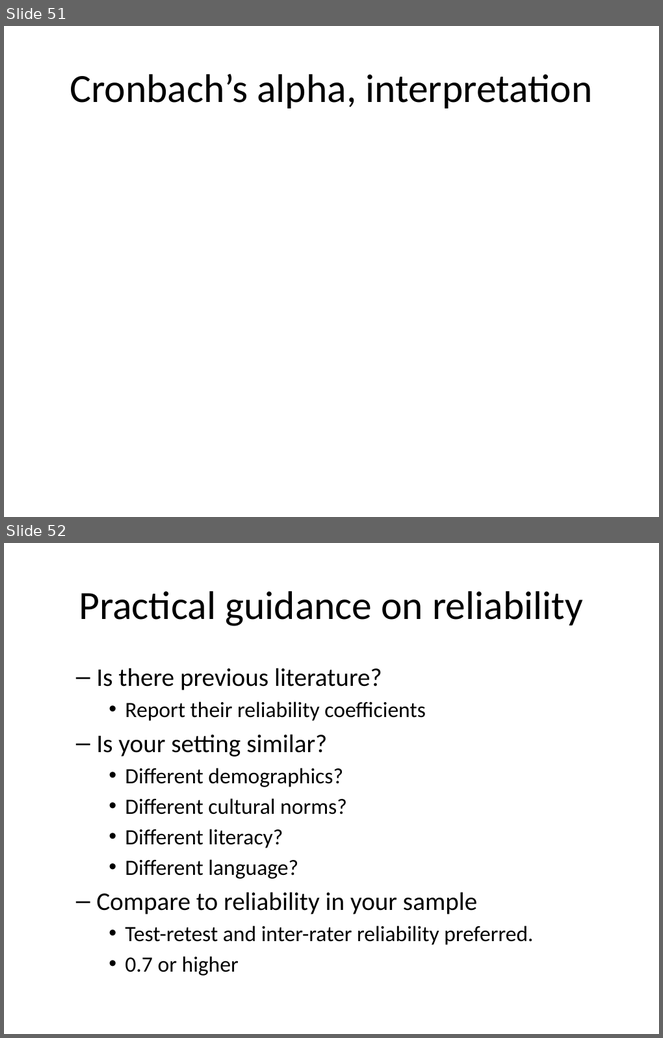
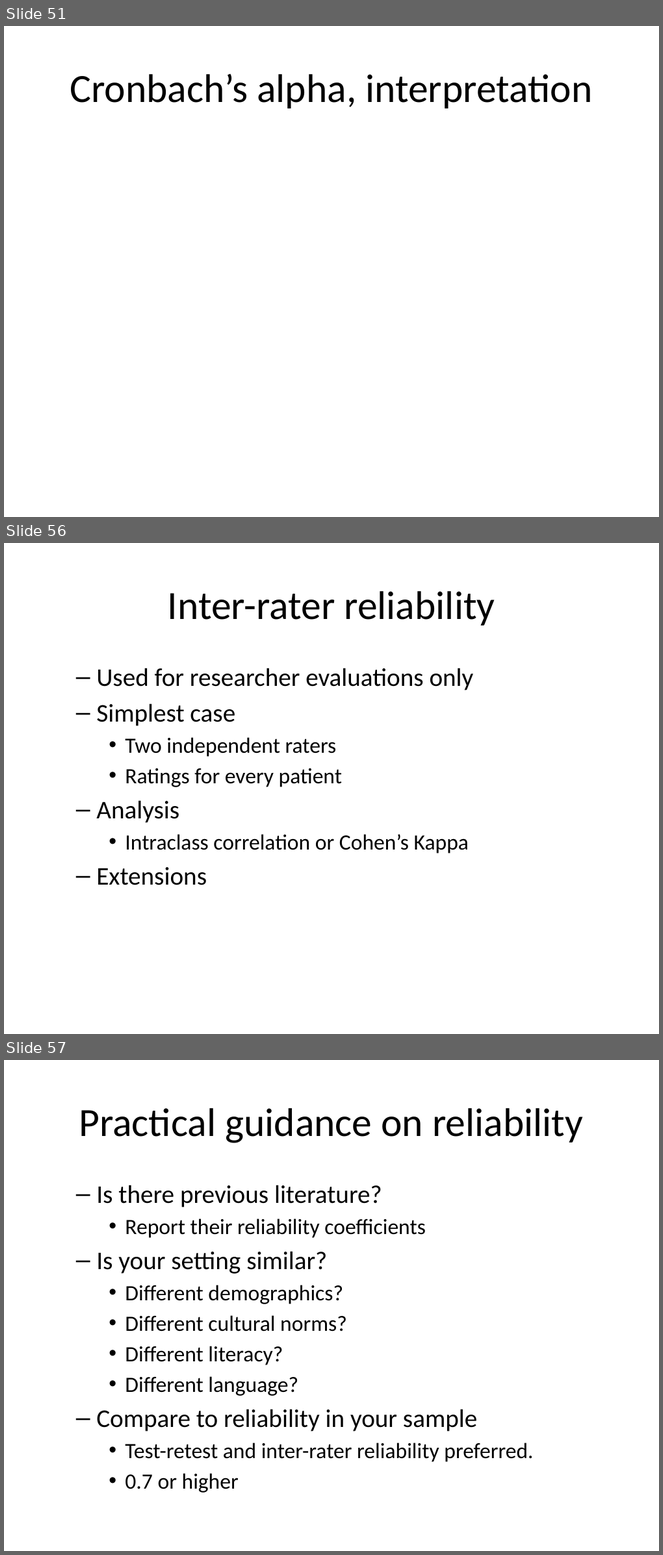
Before and after one commit to pmean/classes, a slide deck: clinical-research-methodology/results/video09-slides-and-speaker-notes.pptx. Shown one above the other, each under a label of ours: slides 51 and 52 before the commit, slides 51, 56 and 57 after it; the slides between them are not shown. The pictures are 663x1038 and 663x1555 pixels, drawn with LibreOffice and Linux fonts; fonts in the diff are those of the drawing. Boxes give left, top, right and bottom in pixels: in the first picture for what was removed or moved away, otherwise in the second. Text is boxed around its words. In the diff, an @@ line names an element or a change of style, - is before the commit and + after.

```diff
--- a/clinical-research-methodology/results/video09-slides-and-speaker-notes.pptx
+++ b/clinical-research-methodology/results/video09-slides-and-speaker-notes.pptx
@@ slide 56 added at [4, 543, 659, 1034], background #FFFFFF @@
@@ title added at [168, 591, 495, 626], 44 pt, text #000000 @@
+Inter-rater reliability
@@ text added at [96, 668, 474, 886], 24 pt, text #000000 @@
+  – Used for researcher evaluations only
+  – Simplest case
+    • Two independent raters
+    • Ratings for every patient
+  – Analysis
+    • Intraclass correlation or Cohen’s Kappa
+  – Extensions
@@ what was slide 52 is now slide 57 @@
```
Also in this commit, not shown: 3 slides changed, 4 other slides added, 9 other files.
